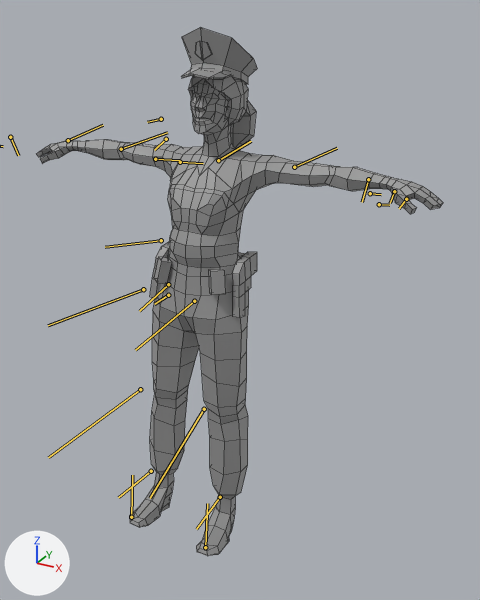
Before and after pictures for a commit that changed the Blender file Assets/Player.blend.
One viewpoint serves both versions: a camera (50 mm lens) standing at (1.161, -1.615, 1.794) and looking at (0.142, 0.237, 0.868). Every picture has the same lights, and +X, +Y and +Z are marked at lower left. The bones that bend it are drawn over the model as lines. Mesh edges are drawn as thin lines.

Objects in the first picture: 'lpFemale_casual_C'.
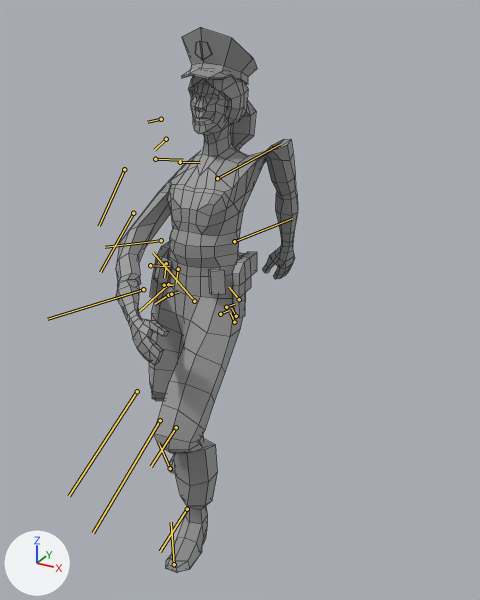
The newer file adds an action. The first version stands in its rest pose; the second is drawn at frame 45 of the action 'bipAction'.

What the commit changed:
Bone 'bip L Clavicle' (bone_bip_l_clavicle) turns from (0, 0, 0) to (2, 23, 5) degrees about its own x, y and z.
Bone 'bip L UpperArm' (bone_bip_l_upperarm) turns from (0, 0, 0) to (59, 60, 32) degrees about its own x, y and z.
Bone 'bip L Forearm' (bone_bip_l_forearm) turns from (0, 0, 0) to (1, 1, 4) degrees about its own x, y and z.
Bone 'bip R Clavicle' (bone_bip_r_clavicle) turns from (0, 0, 0) to (-2, -27, 7) degrees about its own x, y and z.
Bone 'bip R UpperArm' (bone_bip_r_upperarm) turns from (0, 0, 0) to (39, -34, -123) degrees about its own x, y and z.
Bone 'bip R Forearm' (bone_bip_r_forearm) turns from (0, 0, 0) to (-3, -5, 14) degrees about its own x, y and z.
Bone 'bip L Thigh' (bone_bip_l_thigh) turns from (0, 0, 0) to (-5, -4, 40) degrees about its own x, y and z.
Bone 'bip L Calf' (bone_bip_l_calf) turns from (0, 0, 0) to (0, 7, -45) degrees about its own x, y and z.
Bone 'bip L Foot' (bone_bip_l_foot) turns from (0, 0, 0) to (0, 0, -3) degrees about its own x, y and z.
Bone 'bip R Thigh' (bone_bip_r_thigh) turns from (0, 0, 0) to (0, 0, 3) degrees about its own x, y and z.
Bone 'bip R Calf' (bone_bip_r_calf) turns from (0, 0, 0) to (0, -6, -34) degrees about its own x, y and z.
Bone 'bip R Foot' (bone_bip_r_foot) turns from (0, 0, 0) to (0, 0, 3) degrees about its own x, y and z.

Location of each change, (x1, y1, x2, y2) in pixels of the pictures (480 x 600 px):
'lpFemale_casual_C', posed (55% narrower)
    before: (37, 28, 443, 556)
    after: (116, 28, 298, 573)
bone 'bip L Clavicle', root to tip
    before: (180, 162) to (203, 163)
    after: (180, 162) to (200, 162)
bone 'bip L UpperArm', root to tip
    before: (218, 160) to (251, 141)
    after: (217, 178) to (280, 144)
bone 'bip L Forearm', root to tip
    before: (294, 167) to (337, 148)
    after: (234, 241) to (292, 218)
bone 'bip R Clavicle', root to tip
    before: (155, 159) to (179, 160)
    after: (155, 159) to (183, 160)
bone 'bip R UpperArm', root to tip
    before: (121, 149) to (167, 132)
    after: (124, 169) to (99, 226)
bone 'bip R Forearm', root to tip
    before: (68, 140) to (103, 125)
    after: (133, 213) to (100, 272)
bone 'bip L Thigh', root to tip
    before: (194, 301) to (135, 350)
    after: (194, 301) to (153, 252)
bone 'bip L Calf', root to tip
    before: (204, 409) to (150, 498)
    after: (160, 420) to (93, 533)
bone 'bip L Foot', root to tip
    before: (220, 497) to (196, 529)
    after: (187, 509) to (160, 551)
bone 'bip R Thigh', root to tip
    before: (143, 289) to (48, 325)
    after: (143, 289) to (47, 319)
bone 'bip R Calf', root to tip
    before: (140, 389) to (48, 457)
    after: (137, 391) to (69, 496)
bone 'bip R Foot', root to tip
    before: (151, 471) to (118, 497)
    after: (176, 427) to (151, 466)
